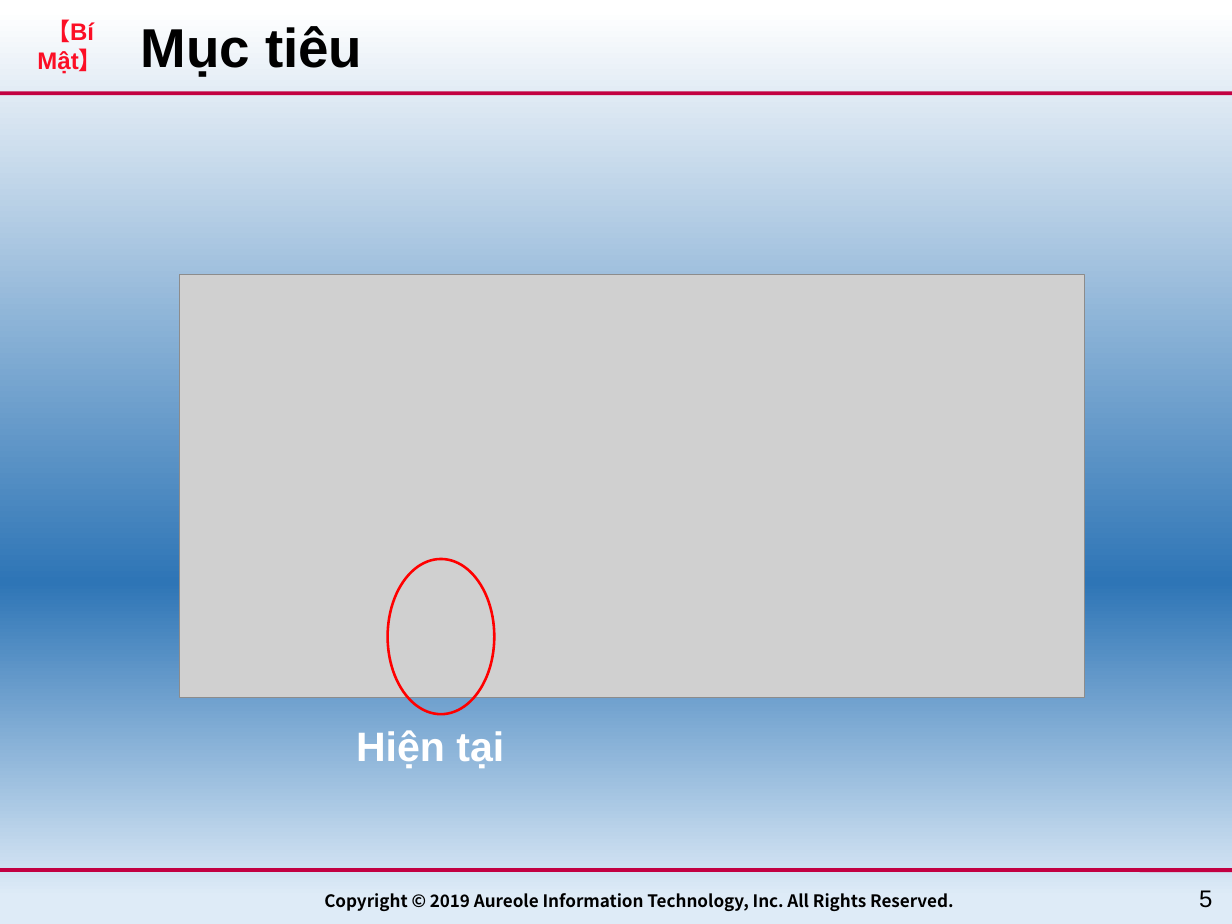
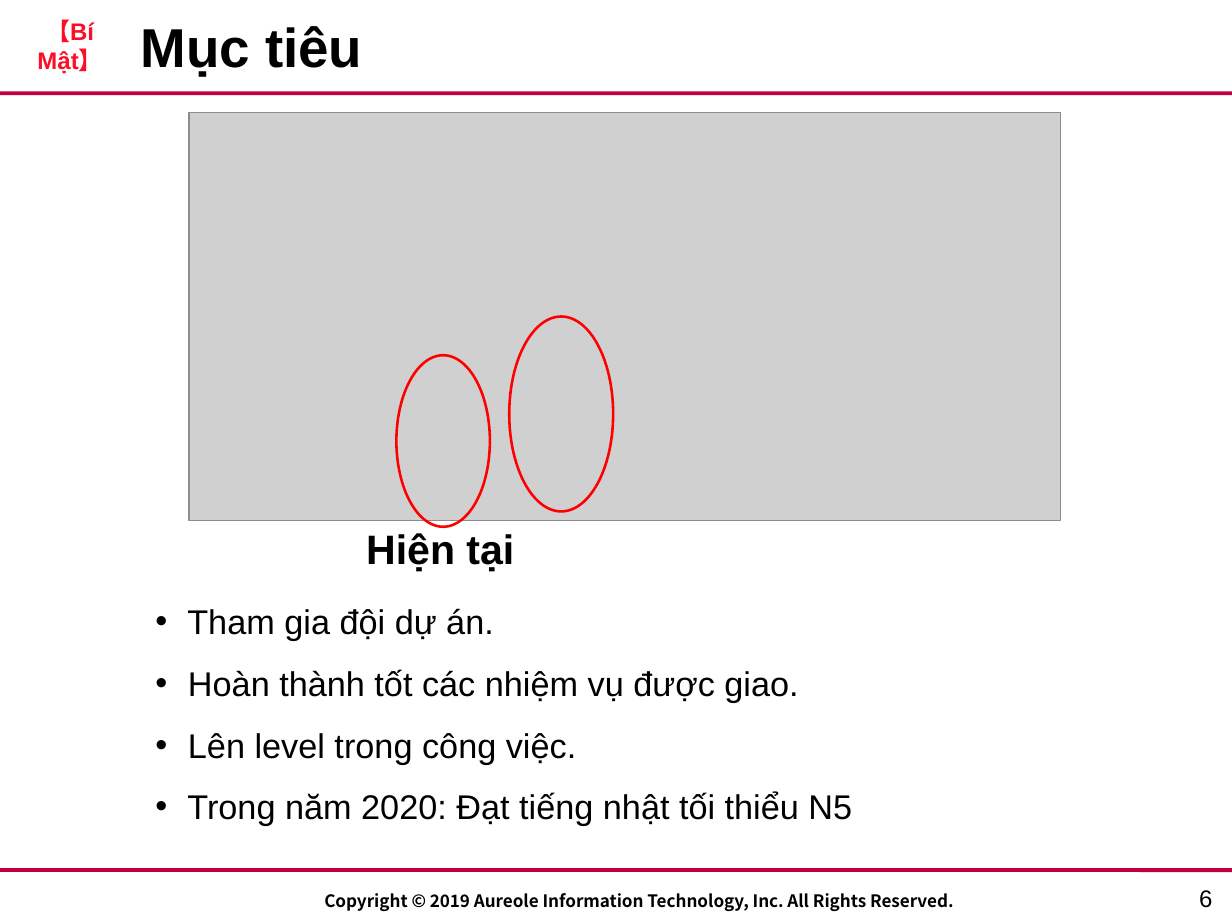
Before and after one commit to dangvohoaithanh/test, a slide deck: slide 7 of thanhdvh.pptx (slide 6 before the commit). Drawn at 1232x924 pixels with LibreOffice and Linux fonts; fonts in the diff are those of the drawing; grey boxes stand for pictures; background and template pictures are left out. Boxes give left, top, right and bottom in pixels: in the first picture for what was removed or moved away, otherwise in the second. Text is boxed around its words. In the diff, an @@ line names an element or a change of style, - is before the commit and + after.

```diff
--- a/thanhdvh.pptx
+++ b/thanhdvh.pptx
@@ background gradient #FFFFFF to #2E75B6 to #DEEBF7 to #FFFFFF @@
@@ picture: place and size @@
-picture at (180, 275, 1085, 699)
+picture at (188, 112, 1060, 520)
@@ ellipse added at (509, 317, 612, 511), outline #FF0000 1.5 pt @@
@@ ellipse: place and size @@
-ellipse at (388, 559, 495, 715)
+ellipse at (397, 355, 490, 526)
@@ text "Hiện tại": place and size @@
-text "Hiện tại" at (356, 730, 504, 768)
+text "Hiện tại" at (366, 533, 514, 572)
@@ text "Hiện tại" at (366, 533, 514, 572): text colour #FFFFFF to #000000 @@
@@ text added at (187, 608, 852, 826), 20 pt, text #000000 @@
+• Tham gia đội dự án.
+• Hoàn thành tốt các nhiệm vụ được giao.
+• Lên level trong công việc.
+• Trong năm 2020: Đạt tiếng nhật tối thiểu N5
@@ page number at (1199, 890, 1212, 908): text changed @@
-5
+6
```
Also in this commit, not shown: 5 other slides changed, 2 slides added.
